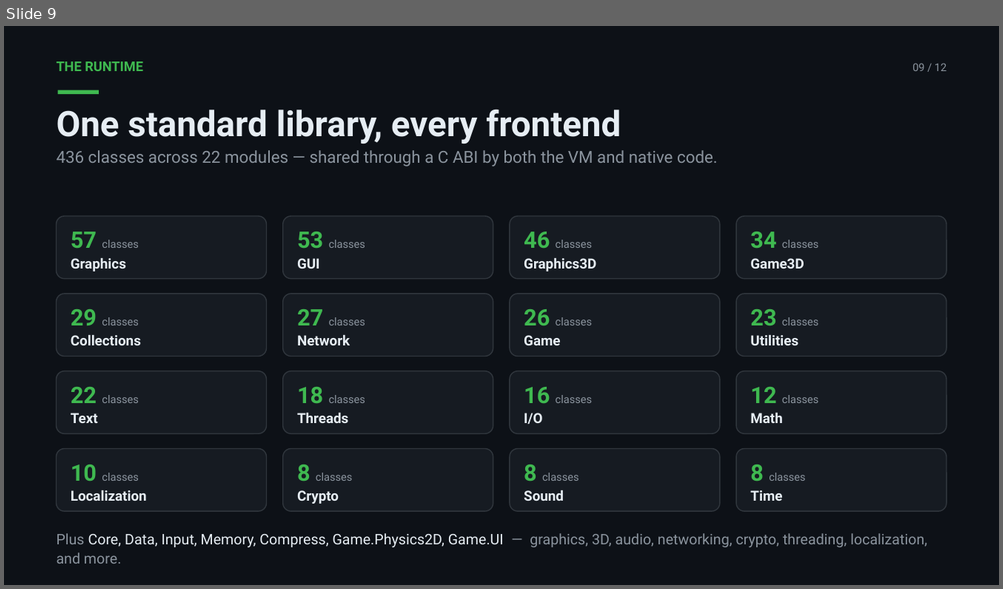
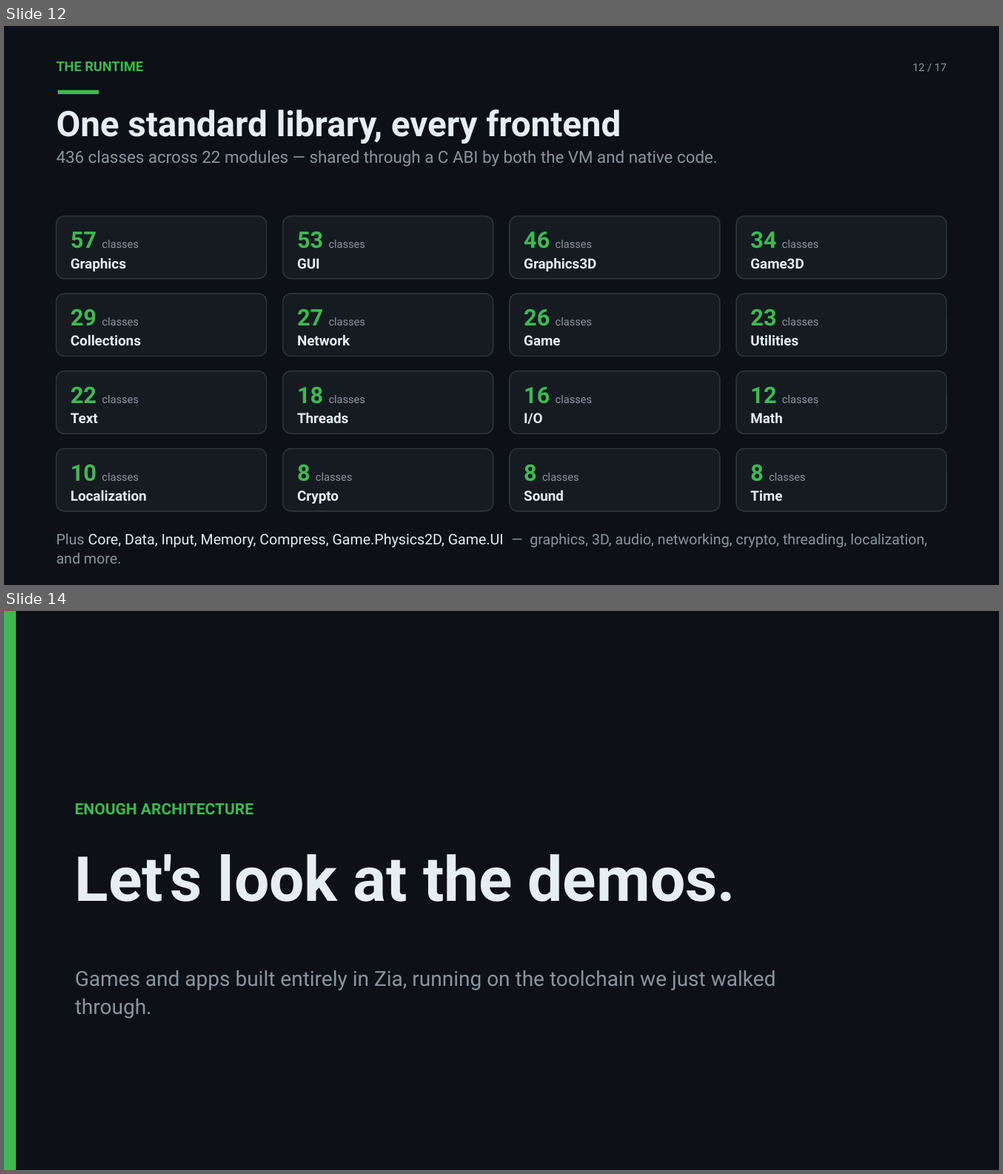
Before and after one commit to splanck/viper, a slide deck: misc/presentation/Viper_Intro_Revised.pptx. Shown one above the other, each under a label of ours: slide 9 before the commit, slides 12 and 14 after it; the slides between them are not shown. The pictures are 1003x589 and 1003x1174 pixels, drawn with LibreOffice and Linux fonts; fonts in the diff are those of the drawing. Boxes give left, top, right and bottom in pixels: in the first picture for what was removed or moved away, otherwise in the second. Text is boxed around its words. In the diff, an @@ line names an element or a change of style, - is before the commit and + after.

```diff
--- a/misc/presentation/Viper_Intro_Revised.pptx
+++ b/misc/presentation/Viper_Intro_Revised.pptx
@@ slide 14 added at bbox=[4, 611, 999, 1170], background #FFFFFF @@
@@ rectangle added at bbox=[4, 611, 999, 1170], fill #0D1117 @@
@@ rectangle added at bbox=[4, 611, 16, 1170], fill #3FB950 @@
@@ text added at bbox=[75, 803, 253, 815], 15 pt, text #3FB950, bold @@
+ENOUGH ARCHITECTURE
@@ text added at bbox=[75, 854, 735, 902], 60 pt, text #E6EDF3, bold @@
+Let's look at the demos.
@@ text added at bbox=[75, 971, 776, 1019], 20 pt, text #8B949E @@
+Games and apps built entirely in Zia, running on the toolchain we just walked through.
@@ what was slide 9 is now slide 12 @@
@@ slide 12 changed as well @@
@@ text at bbox=[912, 63, 946, 71]: text changed @@
-09 / 12
+12 / 17
```
Also in this commit, not shown: 10 other slides changed, 4 other slides added, 17 other files.
